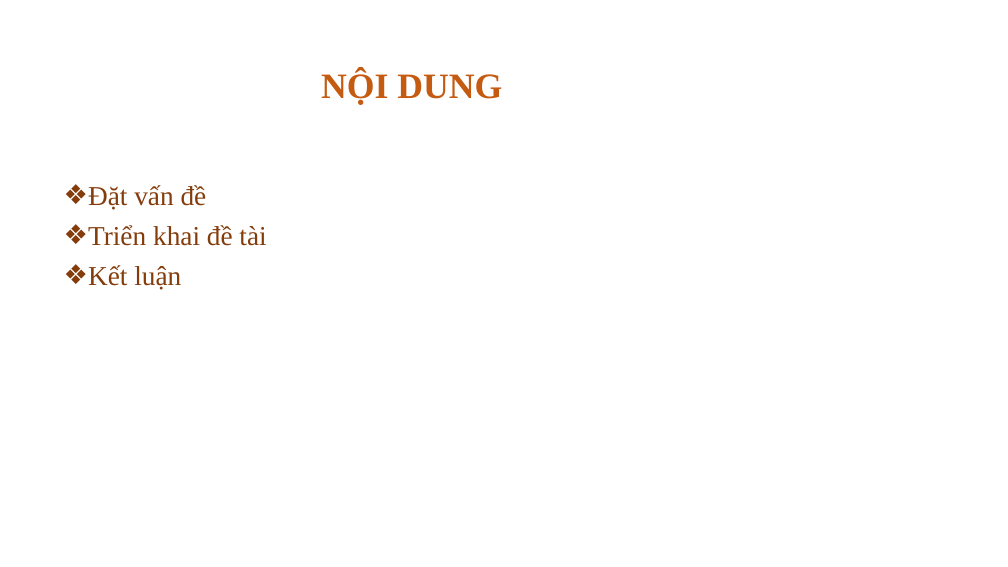
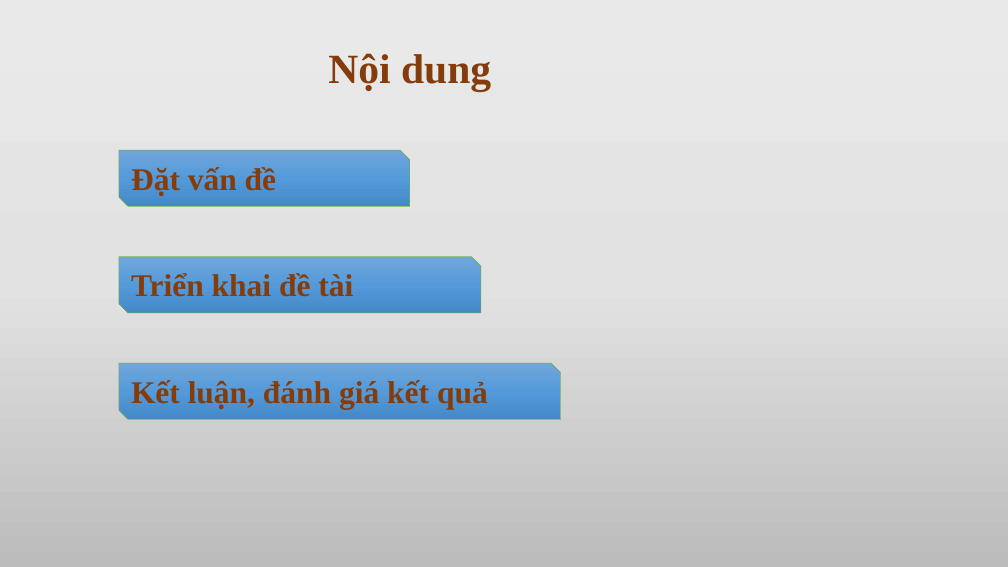
Before and after one commit to hungsoccerprince/XuanHung, a slide deck: slide 2 of DATN/DATN.pptx. Drawn at 1008x567 pixels with LibreOffice and Linux fonts; fonts in the diff are those of the drawing. Boxes give left, top, right and bottom in pixels: in the first picture for what was removed or moved away, otherwise in the second. Text is boxed around its words. In the diff, an @@ line names an element or a change of style, - is before the commit and + after.

```diff
--- a/DATN/DATN.pptx
+++ b/DATN/DATN.pptx
@@ background #FFFFFF to gradient #EBEAEA to #E4E3E3 to #BDBCBC @@
@@ title at (x1=328, y1=53, x2=491, y2=92): text changed; size 34 to 39.6 pt; text colour #C55A11 to #843C0B @@
-NỘI DUNG
+Nội dung
@@ snip diag rect added at (x1=119, y1=150, x2=409, y2=206), fill gradient #71A6DB to #559BDB to #448ACA, outline #70AD47 0.5 pt, 30 pt, text #843C0B, bold @@
+Đặt vấn đề
@@ text removed at (x1=88, y1=185, x2=266, y2=290) @@
-❖ Đặt vấn đề
-❖ Triển khai đề tài
-❖ Kết luận
@@ snip diag rect added at (x1=119, y1=257, x2=481, y2=313), fill gradient #71A6DB to #559BDB to #448ACA, outline #70AD47 0.5 pt, 30 pt, text #843C0B, bold @@
+Triển khai đề tài
@@ snip diag rect added at (x1=119, y1=363, x2=560, y2=419), fill gradient #71A6DB to #559BDB to #448ACA, outline #70AD47 0.5 pt, 30 pt, text #843C0B, bold @@
+Kết luận, đánh giá kết quả
```
Also in this commit, not shown: 15 other slides changed.
